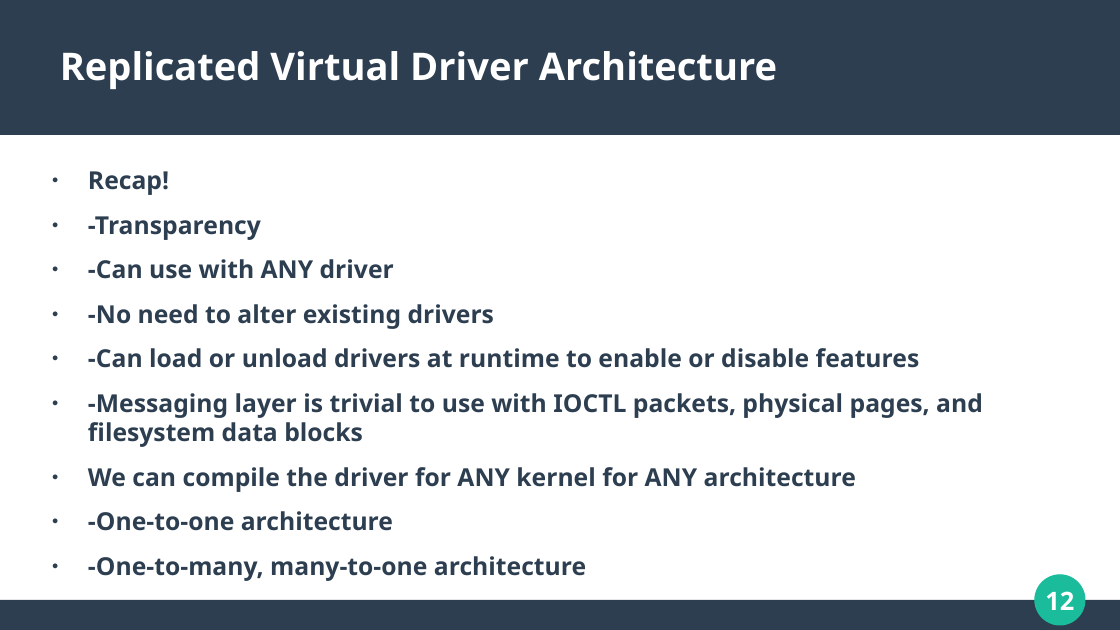
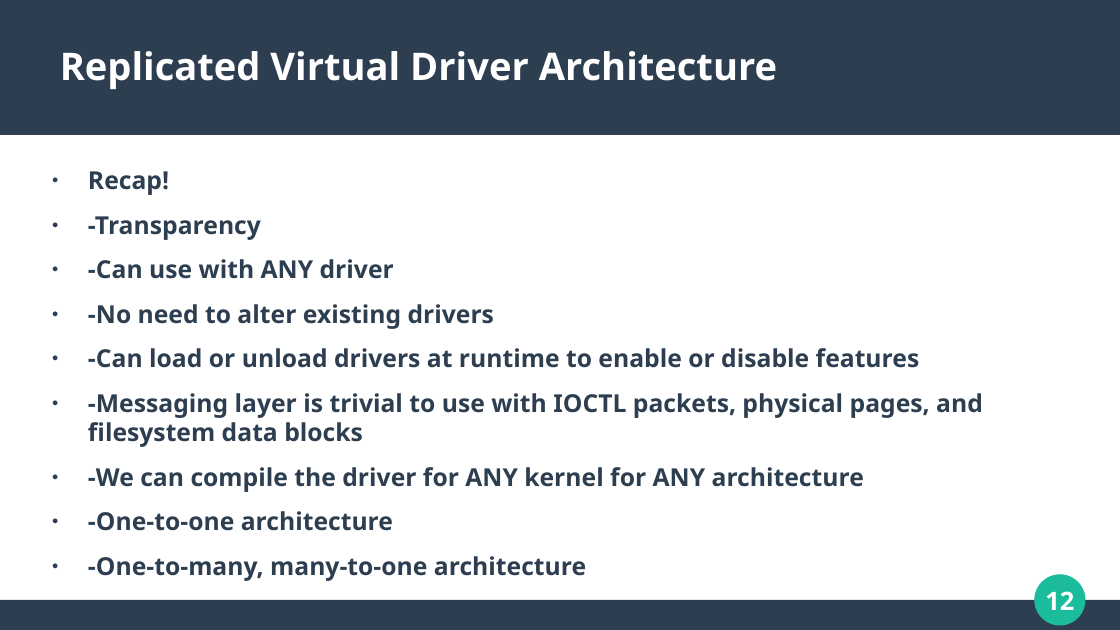
Before and after one commit to WaveArch/Wave, a slide deck: slide 12 of Replicated.pptx. Drawn at 1120x630 pixels with LibreOffice and Linux fonts; fonts in the diff are those of the drawing. Boxes give left, top, right and bottom in pixels: in the first picture for what was removed or moved away, otherwise in the second. Text is boxed around its words. In the diff, an @@ line names an element or a change of style, - is before the commit and + after.

Commit message:
Updated PowerPoint presentation

```diff
--- a/Replicated.pptx
+++ b/Replicated.pptx
@@ text at (x1=88, y1=467, x2=864, y2=492): text changed @@
-● We can compile the driver for ANY kernel for ANY architecture
+● -We can compile the driver for ANY kernel for ANY architecture
```
